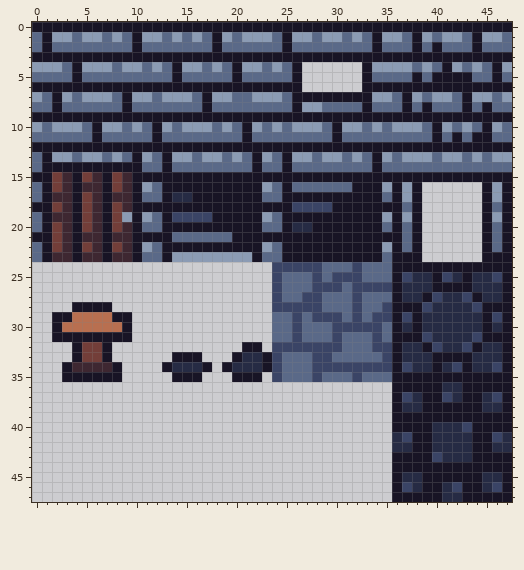
Pixel-art sprite -- src/client/atlases/dcex/dun3.png. Above is the file before it was changed.
The file is 48x48 pixels.
Once edited:
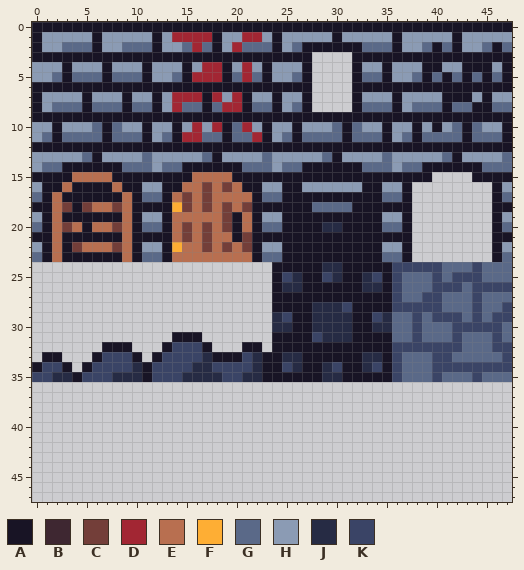
Palette (. is transparent): A #181425  B #3e2731  C #733e39  D #a22633  E #b86f50  F #feae34  G #5a6988  H #8b9bb4  J #262b44  K #3a4466
The exact change:
@@ x 0..47 @@
  0 AAAAAAAAAAAAAAAAAAAAAAAAAAAAAAAAAAAAAAAAAAAAAAAA
- 1 GAHHGHHGHGAHHGHGHGAHGHHHGAHHGHHGHGAHHGAHGHHGAHHG
- 2 GAGGGGGGGGAGGGGGGGAGGGGGGAGGGGGGGGAGGGAGAGGGAGGG
- 3 AAAAAAAAAAAAAAAAAAAAAAAAAAAAAAAAAAAAAAAAAAAAAAAA
- 4 HHHGAHHHGHHGHGAHHGHGAHHGHGA......AHHHHGHGAHGHGAH
- 5 GGGGAGGGGGGGGGAGGGGGAGGGGGA......AGGGGAGAAAAGGAG
- 6 AAAAAAAAAAAAAAAAAAAAAAAAAAA......AAAAAAAAAAAAAAA
- 7 HGAHGHHHGAHHGHHHGAHHGGHHHGAAAAAAAAHHGAHGHHGAHHGH
- 8 GGAGGGGGGAGGGGGGGAGGGGGGGGAHHGGGGAGGGAGAGGGAGAGG
+ 1 AHHHHHAHHHHHAHDDDDAHHDDHAHHHHHAHHHHHAHHHHHAHHHHH
+ 2 AHHGGGAHHGGGAHHGDGAHDGGGAHGAAAAAAGGGAHHGAGAHHGAG
+ 3 AAAAAAAAAAAAAAAAAAAAAAAAAAAA....AAAAAAAAAAAAAAAA
+ 4 HHHAHHHAHHHAHHHAHDDAHDHAHHHA....AHHAHHHAAHHAAAHA
+ 5 HHGAGGGAGGGAHHGADDDAGDGAHHGA....AGGAHHGAGAGAGAGA
+ 6 AAAAAAAAAAAAAAAAAAAAAAAAAAAA....AAAAAAAAAAAAAAAA
+ 7 AHHHHAHHHAHHAHDDDADHDAHHAHHA....AHHHAHHHHAAAHAHH
+ 8 AHGGGAGGGAGGAHDGGAGDDAGGAHGA....AGGGAHGGGAGGAAGG
  9 AAAAAAAAAAAAAAAAAAAAAAAAAAAAAAAAAAAAAAAAAAAAAAAA
-10 HGHHHGAHHGHGAHGHHHGHGAHGHGHHHGAHHGHGHHHGAHGHGAHG
-11 GGGGGGAGGGGGAGGGGGGGGAGGGGGGGGAGGGGGGGGGAGAGAAGG
+10 HHAHHHGAGHHAHHAHDHDAGDHAHHAHHHGAGHHAHHAHAHGAGHHA
+11 HGAGGGGAGGGAHGADDGGAGGDAHGAGGGGAGGGAHGAGGGGAGGGA
 12 AAAAAAAAAAAAAAAAAAAAAAAAAAAAAAAAAAAAAAAAAAAAAAAA
-13 GAHHGHHGHGAHGAHHGHHGHGAHGAHHGHHGHGAHGHHHGHHGHGHH
-14 GAAAAAAAAAAGGAGGGGGGGGAGGAGGGGGGGGAGGGGGGGGGGGGG
-15 AACBACBACBAAAAAAAAAAAAAAAAAAAAAAAAAAAAAAAAAAAAAA
-16 GACBABBACBAHGAAAAAAAAAAHGAGGGGGGAAAHAHA......AHA
-17 GABBACBABBAGGAJJAAAAAAAGGAAAAAAAAAAGAHA......AHA
-18 AACBACBACBAAAAAAAAAAAAAAAAKKKKAAAAAAAGA......AGA
-19 GABBACBACHAHGAKKKKAAAAAHGAAAAAAAAAAHAHA......AHA
-20 GACBACBACBAGGAAAAAAAAAAGGAJJAAAAAAAGAGA......AGA
-21 AACBABBABBAAAAGGGGGGAAAAAAAAAAAAAAAAAGA......AGA
-22 GACBACBACBAHGAAAAAAAAAAHGAAAAAAAAAAHAGA......AGA
-23 GABBABBABBAGGAHHHHHHHHAGGAAAAAAAAAAGAAA......AAA
-24 ........................KKKKKGGGKGGGAAAAAAAAAAAA
-25 ........................KGGGKGKKKGGGAKJJAKJAJJKA
-26 ........................KGGGKKKGKKKKAJJJAAAAJJJA
-27 ........................KGGKKGGGKGGGAJJAKJJKAJJA
-28 ....AAAA................KKKKKGGGKGGKAAAKJJJJKAAA
-29 ..AAEEEEAA..............GGKGKKKGKGKKAKAJJJJJJAKA
-30 ..AEEEEEEA..............GGKGGGKKKKKGAJAJJJJJJAJA
-31 ..AAAAAAAA..............GGKGGGKGGGKGAAAKJJJJKAAA
-32 ....ACCA.............AA.KKKKKKKGGGKKAJJAKJJKAJJA
-33 ....ACCA......AAA...AJJAKGGGKKGGGGGKAJJJAAAAJJJA
-34 ...ABBBBA....AJJJA.AJJJAKGGGKKKKKKKKAKJJAJKAJJKA
-35 ...AAAAAA.....AAA...AAA.KGGGKGGGKGGGAAAAAAAAAAAA
-36 ....................................AAAAAJJAAAAA
-37 ....................................AKJAAKJAAJKA
-38 ....................................AJJAAAAAAJJA
-39 ....................................AAAAAAAAAAAA
-40 ....................................AAAAJJJKAAAA
-41 ....................................JKAAJJJJAAKJ
-42 ....................................JJAAJJJJAAJJ
-43 ....................................AAAAKJJJAAAA
-44 ....................................AAAAAAAAAAAA
-45 ....................................AJJAAAAAAJJA
-46 ....................................AKJAAJKAAJKA
-47 ....................................AAAAAJJAAAAA
+13 HHHHHGAHHHHGHHHHHGAHHHHGHHHHHGAHHHHGHHHHHGAHHHHG
+14 HGGAAAAAAGGGHGGAAAAAAGGGHGGAAAAAAGGGHGGAAAAAAGGG
+15 AAAAEEEEAAAAAAAAEEEEAAAAAAAAAAAAAAAAAAAA....AAAA
+16 HAAEAAAAEAAHHAAEECECEAAHHAAHHHHHHAAHHA........AH
+17 GAEAAAAAAEAGGAECECEEEEAGGAAAAAAAAAAGGA........AG
+18 AAECACEECEAAAAFCECECECAAAAAAGGGGAAAAAA........AA
+19 HAEAAAAAAEAHHAEEEEECAEAHHAAAAAAAAAAHHA........AH
+20 GAECEAEECEAGGAECECECAEAGGAAAAJJAAAAGGA........AG
+21 AAEAAAAAAEAAAAECECEEACAAAAAAAAAAAAAAAA........AA
+22 HAEACEEECEAHHAFEECECECAHHAAAAAAAAAAHHA........AH
+23 GAEAAAAAAEAGGAEEEEEEEEAGGAAAAAAAAAAGGA........AG
+24 ........................AAAAAJJAAAAAKKKKKGGGKGGG
+25 ........................AKJAAKJAAJKAKGGGKGKKKGGG
+26 ........................AJJAAAAAAJJAKGGGKKKGKKKK
+27 ........................AAAAAAAAAAAAKGGKKGGGKGGG
+28 ........................AAAAJJJKAAAAKKKKKGGGKGGK
+29 ........................JKAAJJJJAAKJGGKGKKKGKGKK
+30 ........................JJAAJJJJAAJJGGKGGGKKKKKG
+31 ..............AAA.......AAAAKJJJAAAAGGKGGGKGGGKG
+32 .......AAA...AKKKA...AA.AAAAAAAAAAAAKKKKKKKGGGKK
+33 .AA...AKKKA.AKKKKJAAAKJAAJJAAAAAAJJAKGGGKKGGGGGK
+34 AKKA.AKKKKJAKKKKJJKKKKJAAKJAAJKAAJKAKGGGKKKKKKKK
+35 KKJJAKKKJJJAKKKJJJJKKJJAAAAAAJJAAAAAKGGGKGGGKGGG
+36 ................................................
+37 ................................................
+38 ................................................
+39 ................................................
+40 ................................................
+41 ................................................
+42 ................................................
+43 ................................................
+44 ................................................
+45 ................................................
+46 ................................................
+47 ................................................
